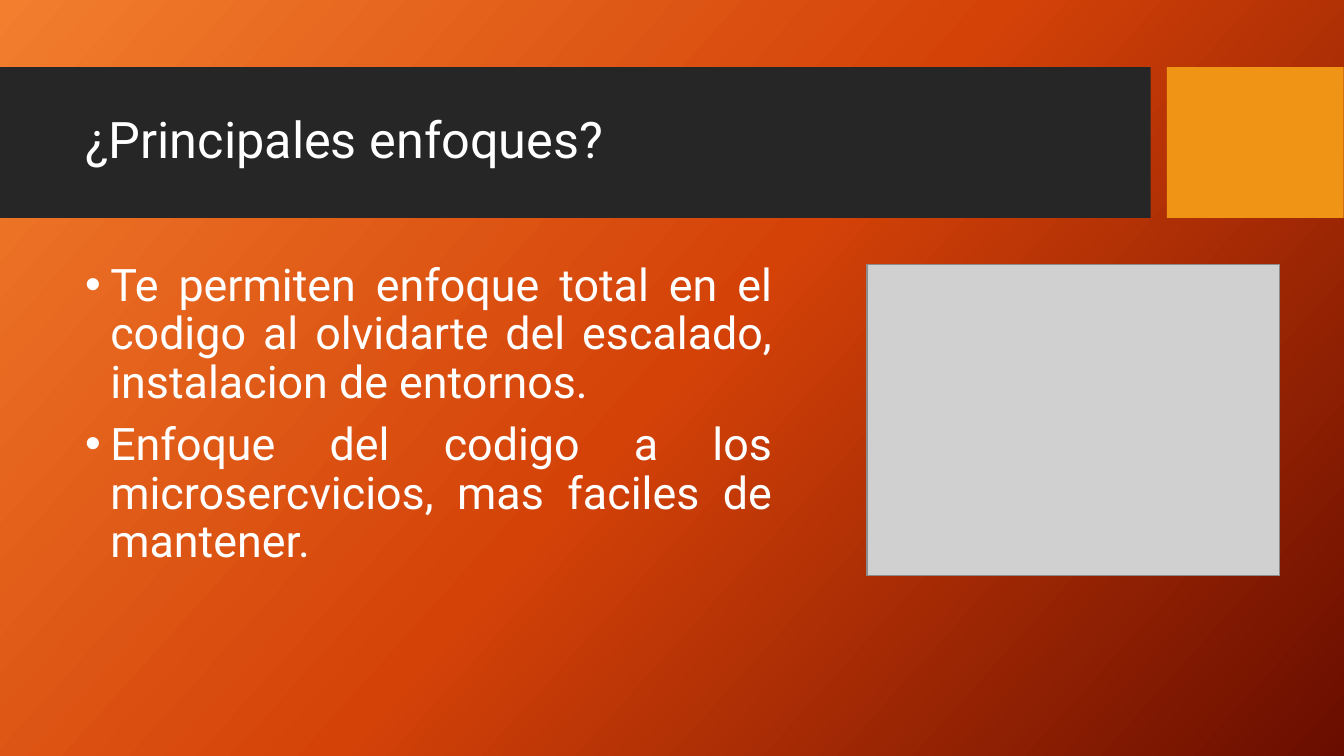
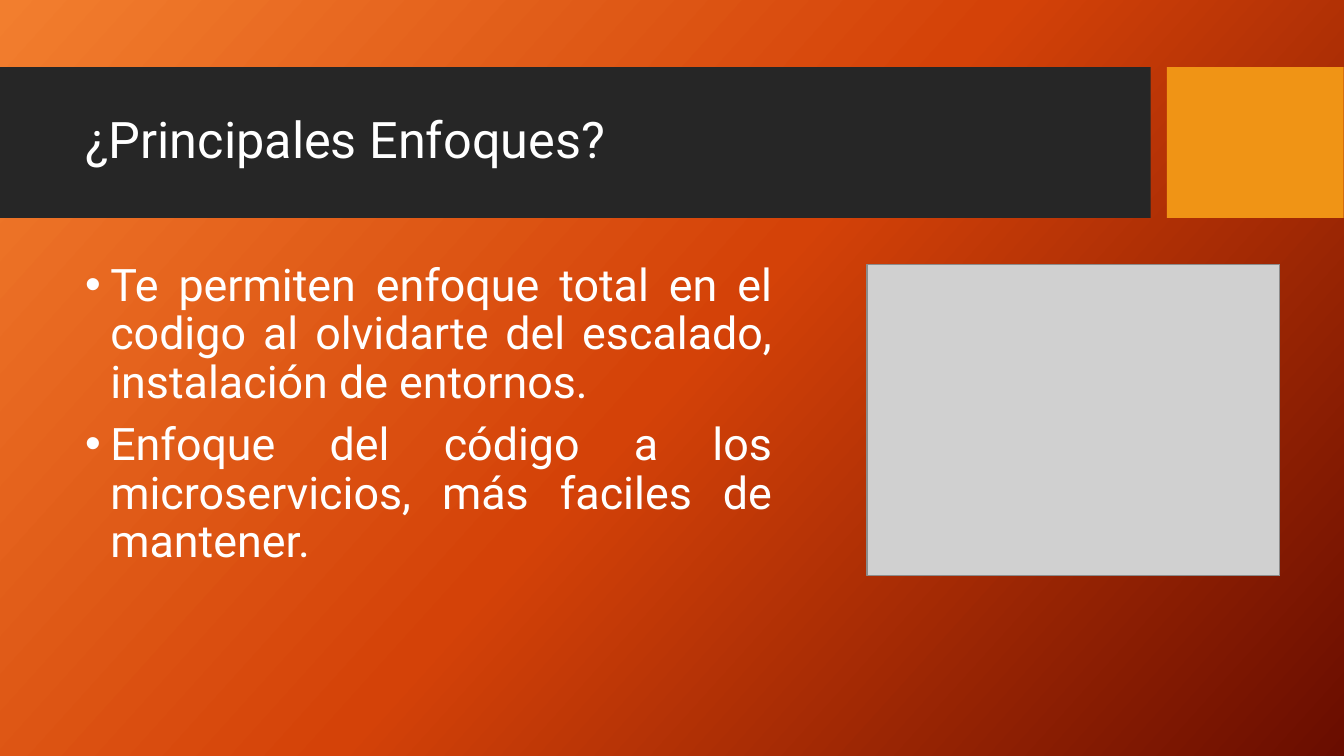
Before and after one commit to eddieware/Ppt_Cloud_Functions, a slide deck: slide 5 of Cloud_functions.pptx. Drawn at 1344x756 pixels with LibreOffice and Linux fonts; fonts in the diff are those of the drawing; grey boxes stand for pictures; background and template pictures are left out. Boxes give left, top, right and bottom in pixels: in the first picture for what was removed or moved away, otherwise in the second. Text is boxed around its words. In the diff, an @@ line names an element or a change of style, - is before the commit and + after.

```diff
--- a/Cloud_functions.pptx
+++ b/Cloud_functions.pptx
@@ title at (85, 119, 605, 169): text changed @@
-¿Principales enfoques?
+¿Principales Enfoques?
@@ text at (110, 267, 772, 558): text changed @@
-• Te permiten enfoque total en el codigo al olvidarte del escalado, instalacion de entornos.
-• Enfoque del codigo a los microsercvicios, mas faciles de mantener.
+• Te permiten enfoque total en el codigo al olvidarte del escalado, instalación de entornos.
+• Enfoque del código a los microservicios, más faciles de mantener.
```
Also in this commit, not shown: 4 other slides changed.
